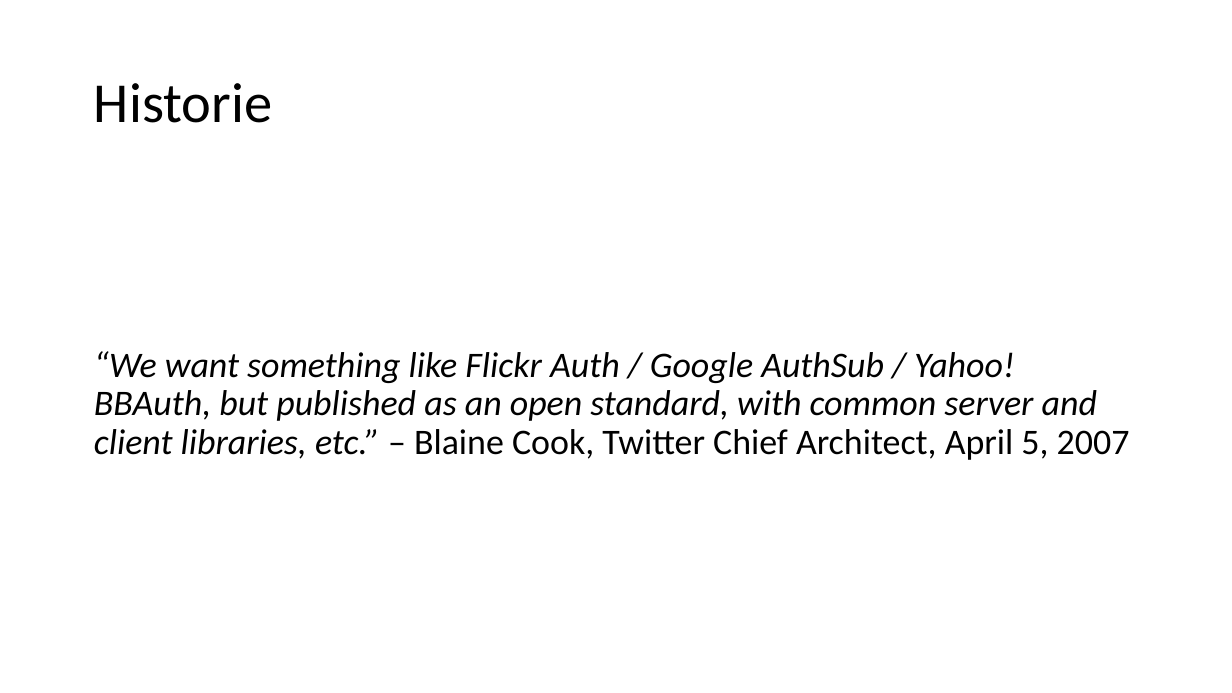
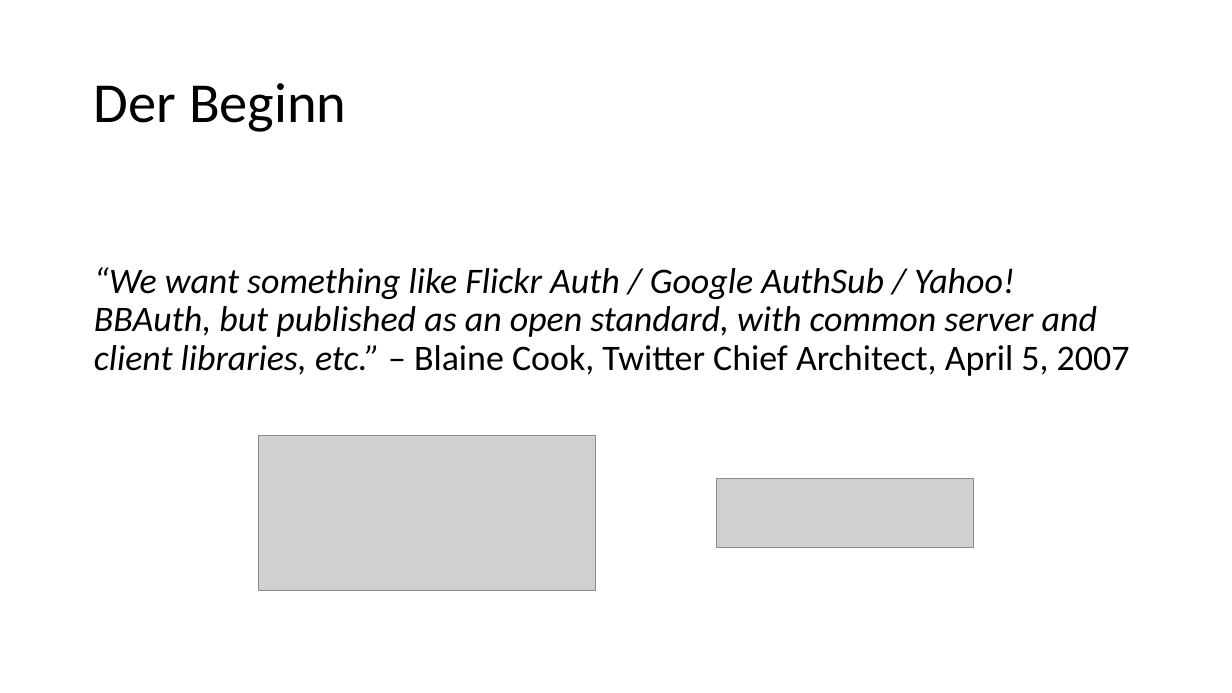
Before and after one commit to danielwagn3r/openid-workshop, a slide deck: slide 7 of OpenID Connect & OAuth.pptx. Drawn at 1232x693 pixels with LibreOffice and Linux fonts; fonts in the diff are those of the drawing; grey boxes stand for pictures. Boxes give left, top, right and bottom in pixels: in the first picture for what was removed or moved away, otherwise in the second. Text is boxed around its words. In the diff, an @@ line names an element or a change of style, - is before the commit and + after.

```diff
--- a/OpenID Connect & OAuth.pptx
+++ b/OpenID Connect & OAuth.pptx
@@ title at <box>94,83,347,132</box>: text changed @@
-Historie
+Der Beginn
@@ text "“We want something like Flickr ...": place and size @@
-text "“We want something like Flickr ..." at <box>94,351,1130,460</box>
+text "“We want something like Flickr ..." at <box>94,267,1130,376</box>
@@ picture added at <box>259,435,596,591</box> @@
@@ picture added at <box>716,479,973,547</box> @@
```
Also in this commit, not shown: 15 other slides changed, 1 slide added, 1 slide removed.
